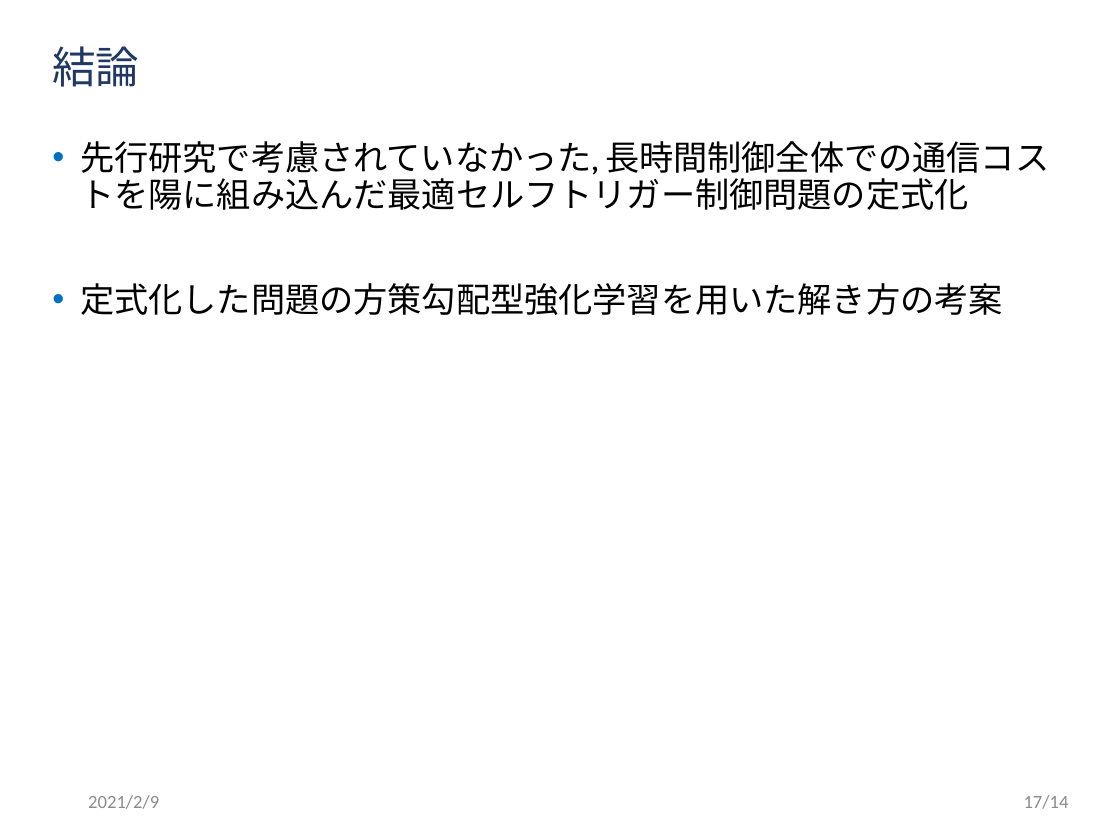
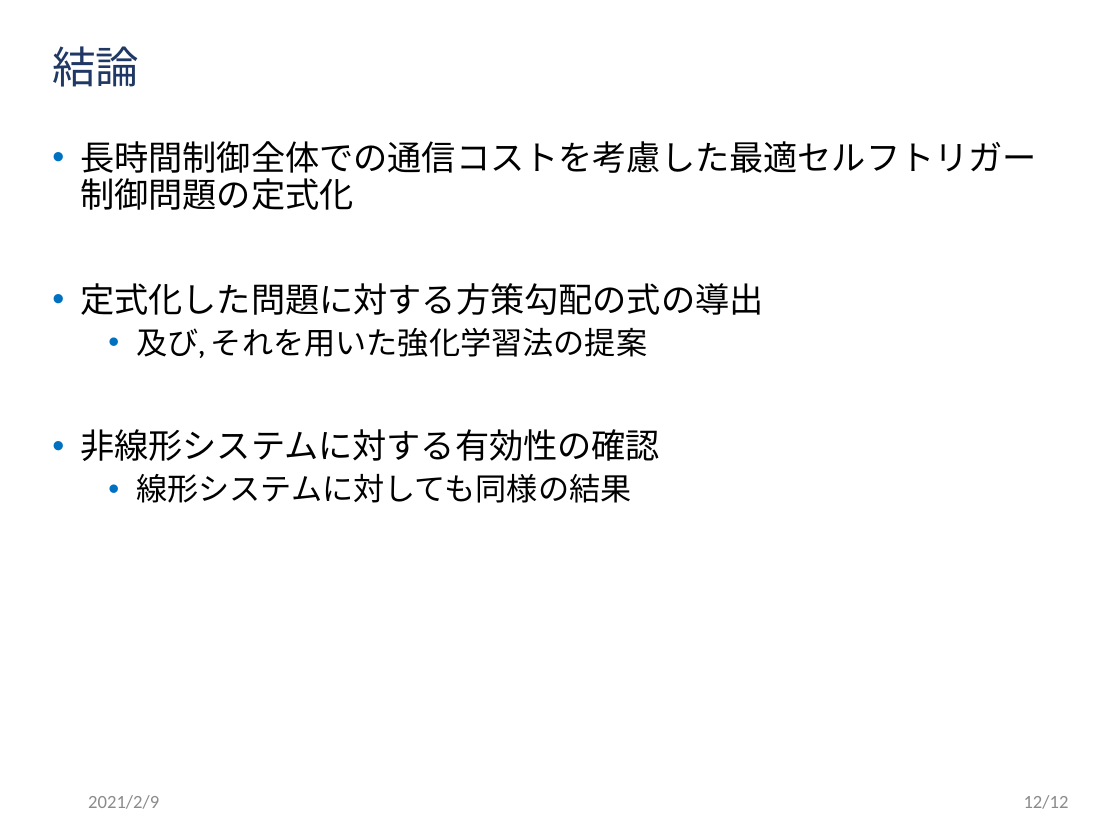
Before and after one commit to ibuki1024/thesis, a slide deck: slide 16 of slide/master.pptx (slide 18 before the commit). Drawn at 1120x840 pixels with LibreOffice and Linux fonts; fonts in the diff are those of the drawing; background and template pictures are left out. Boxes give left, top, right and bottom in pixels: in the first picture for what was removed or moved away, otherwise in the second. Text is boxed around its words. In the diff, an @@ line names an element or a change of style, - is before the commit and + after.

```diff
--- a/slide/master.pptx
+++ b/slide/master.pptx
@@ text at (x1=80, y1=141, x2=1037, y2=503): text changed @@
-• 先行研究で考慮されていなかった, 長時間制御全体での通信コストを陽に組み込んだ最適セルフトリガー制御問題の定式化
-• 定式化した問題の方策勾配型強化学習を用いた解き方の考案
+• 長時間制御全体での通信コストを考慮した最適セルフトリガー制御問題の定式化
+• 定式化した問題に対する方策勾配の式の導出
+  • 及び, それを用いた強化学習法の提案
+• 非線形システムに対する有効性の確認
+  • 線形システムに対しても同様の結果
@@ text at (x1=1024, y1=795, x2=1069, y2=809): text changed @@
-17/14
+12/12
```
Also in this commit, not shown: 14 other slides changed.
